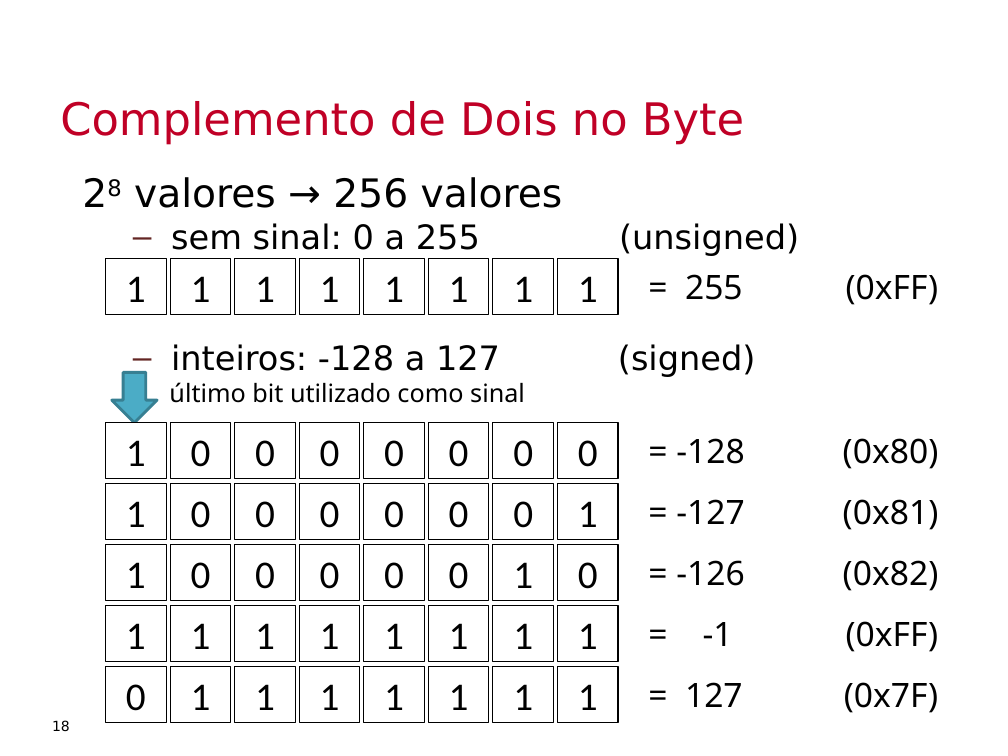
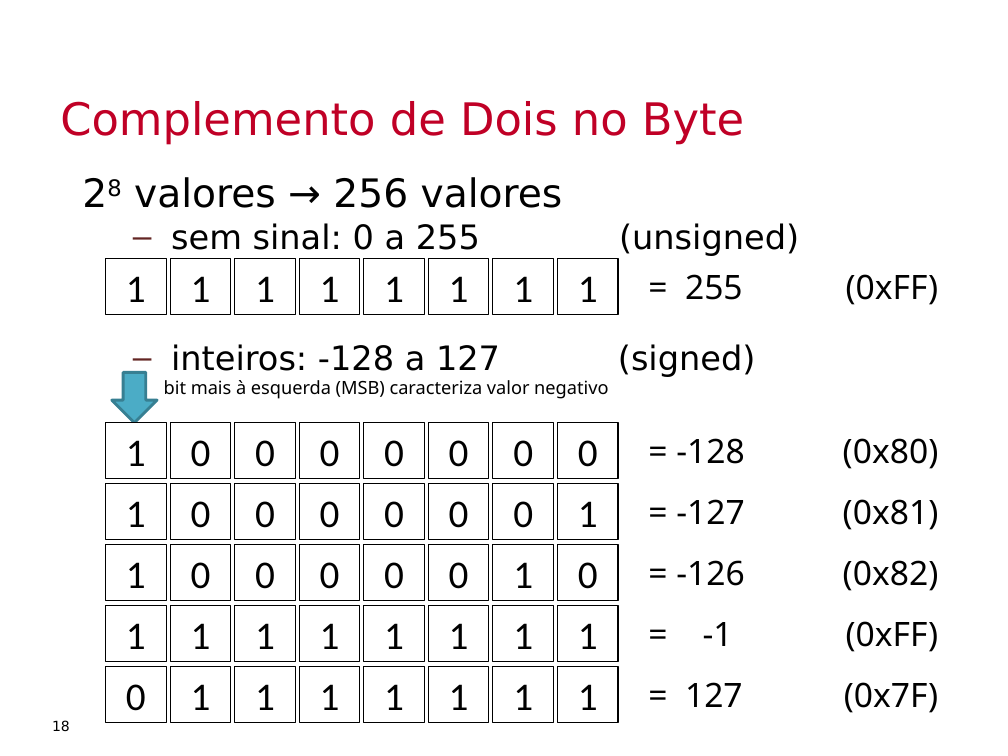
Before and after one commit to Insper/bits-e-proc, a slide deck: slide 18 of docs-src/slides/conteudoDadosDigitais.pptx. Drawn at 1008x756 pixels with LibreOffice and Linux fonts; fonts in the diff are those of the drawing; background and template pictures are left out. Boxes give left, top, right and bottom in pixels: in the first picture for what was removed or moved away, otherwise in the second. Text is boxed around its words. In the diff, an @@ line names an element or a change of style, - is before the commit and + after.

```diff
--- a/docs-src/slides/conteudoDadosDigitais.pptx
+++ b/docs-src/slides/conteudoDadosDigitais.pptx
@@ text at (x1=164, y1=380, x2=608, y2=399): text changed; size 18 to 13 pt @@
-último bit utilizado como sinal
+bit mais à esquerda (MSB) caracteriza valor negativo
```
Also in this commit, not shown: 17 other slides changed, 2 slides added, 2 slides removed, 1 other file.
